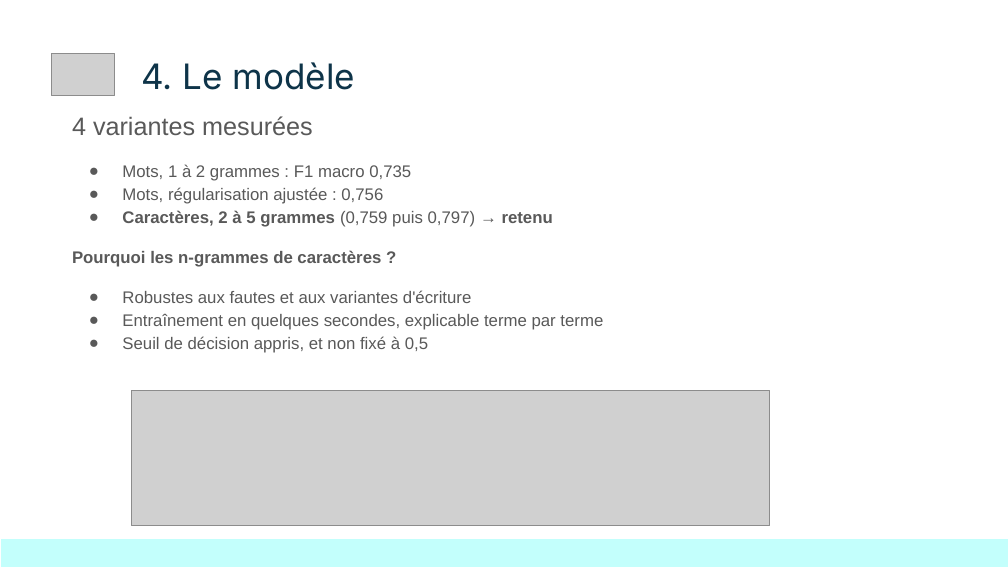
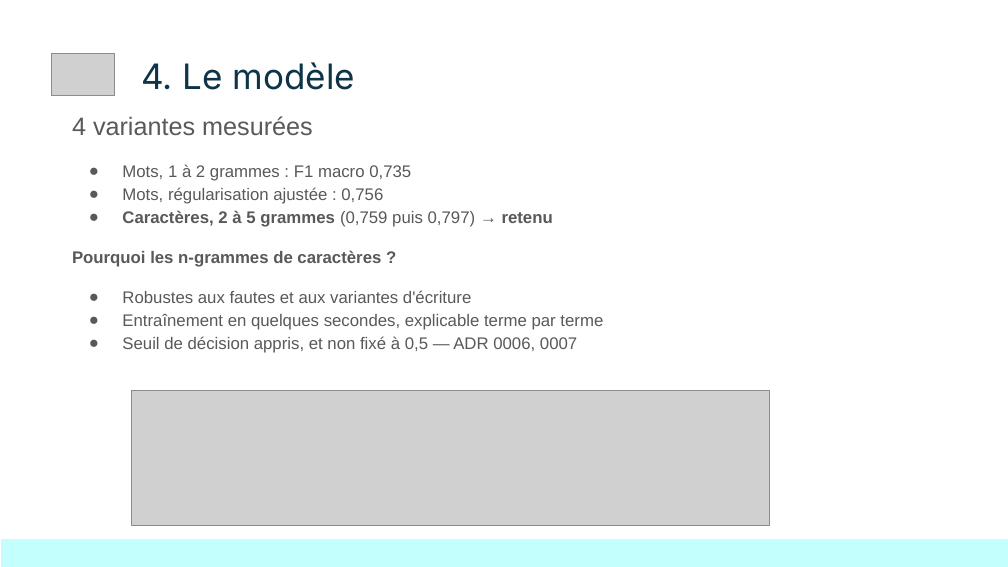
Before and after one commit to KinSushi/reviewpulse-pipeline, a slide deck: slide 6 of docs/presentation/ReviewPulse_DemoDay.pptx. Drawn at 1008x567 pixels with LibreOffice and Linux fonts; fonts in the diff are those of the drawing; grey boxes stand for pictures. Boxes give left, top, right and bottom in pixels: in the first picture for what was removed or moved away, otherwise in the second. Text is boxed around its words. In the diff, an @@ line names an element or a change of style, - is before the commit and + after.

```diff
--- a/docs/presentation/ReviewPulse_DemoDay.pptx
+++ b/docs/presentation/ReviewPulse_DemoDay.pptx
@@ text at (122, 336, 577, 353): text changed @@
-● Seuil de décision appris, et non fixé à 0,5
+● Seuil de décision appris, et non fixé à 0,5 — ADR 0006, 0007
```
Also in this commit, not shown: 3 other slides changed, 27 other files.
